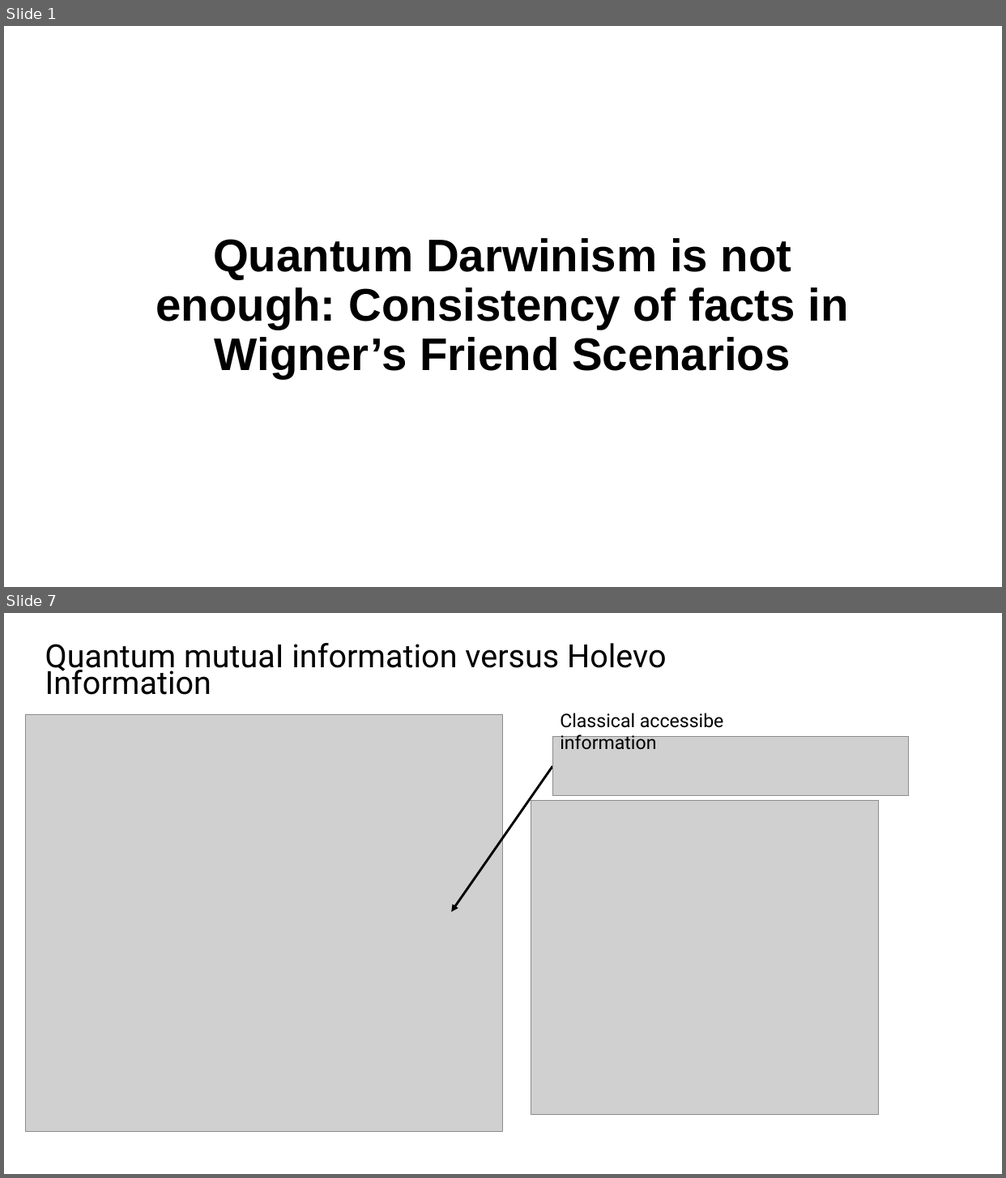
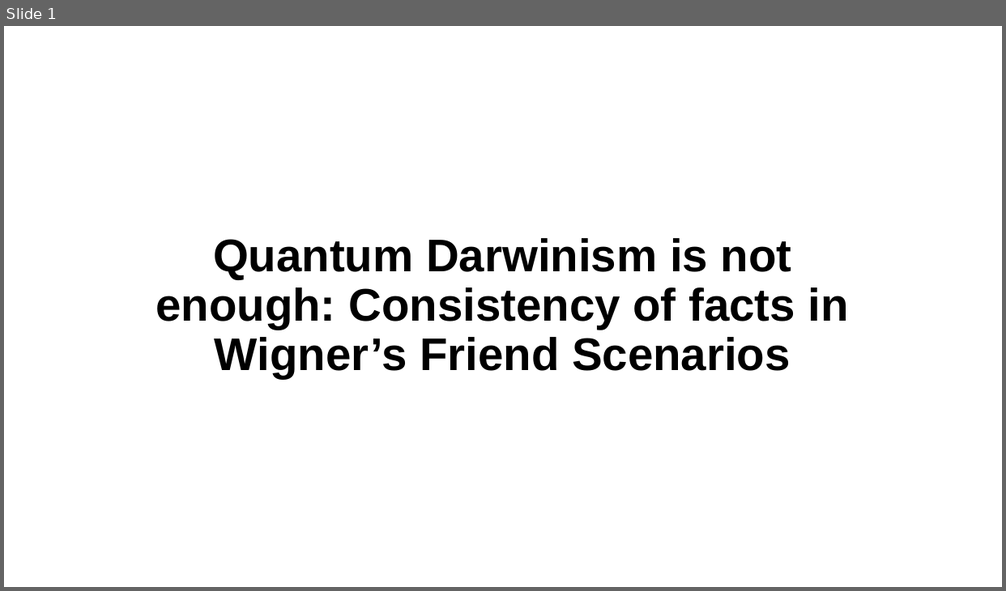
Before and after one commit to PHUHUUTRANDON/Quantum-Darwinism, a slide deck: Decoherence.pptx. Shown one above the other, each under a label of ours: slides 1 and 7 before the commit, slide 1 after it; the slides between them are not shown. The pictures are 1006x1178 and 1006x591 pixels, drawn with LibreOffice and Linux fonts; fonts in the diff are those of the drawing; grey boxes stand for pictures. Boxes give left, top, right and bottom in pixels: in the first picture for what was removed or moved away, otherwise in the second. Text is boxed around its words. In the diff, an @@ line names an element or a change of style, - is before the commit and + after.

```diff
--- a/Decoherence.pptx
+++ b/Decoherence.pptx
@@ slide 7 removed at (4, 613, 1002, 1174), background #FFFFFF @@
@@ text removed at (45, 643, 667, 695) @@
-Quantum mutuaI information versus Holevo Information
@@ picture removed at (25, 714, 503, 1131) @@
@@ text removed at (560, 713, 724, 749) @@
-Classical accessibe information
@@ picture removed at (552, 736, 908, 796) @@
@@ arrow removed from (552, 766) to (452, 912) @@
@@ picture removed at (531, 801, 879, 1115) @@
```
Also in this commit, not shown: 3 slides added, 7 other slides removed, 2 other files.
